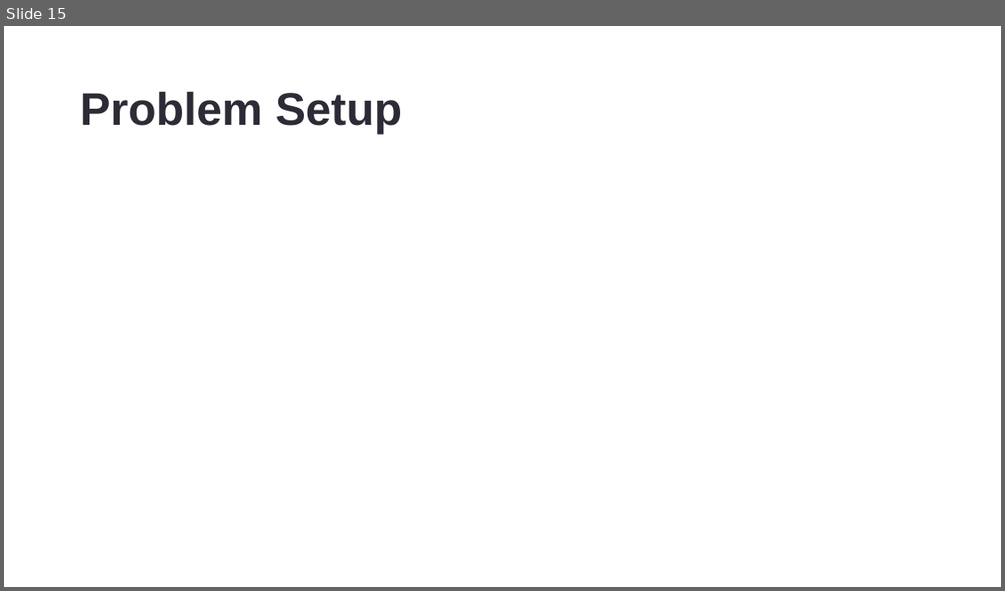
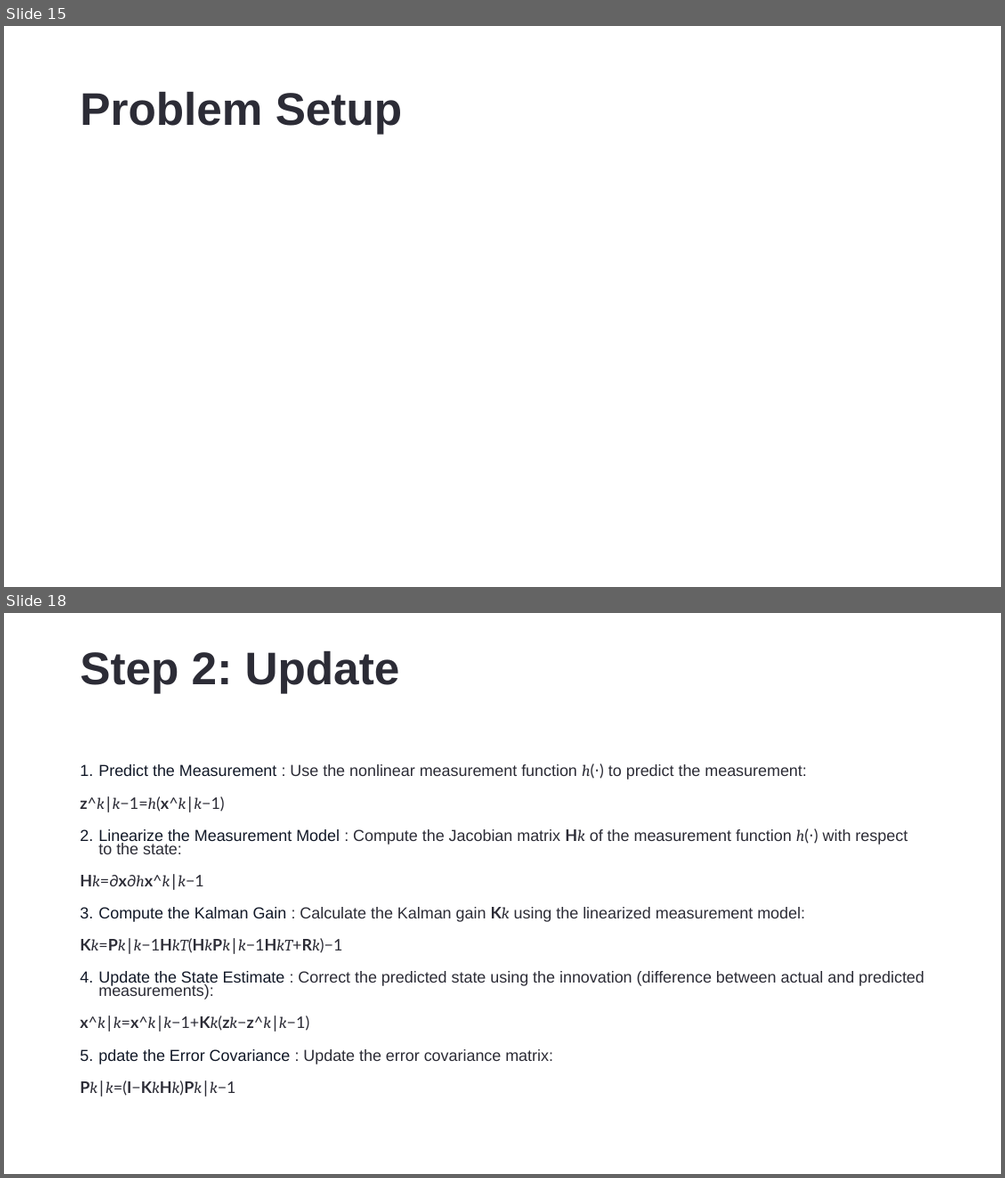
Before and after one commit to DrHammerhead/SoC-estimation, a slide deck: SoC Estimation.pptx. Shown one above the other, each under a label of ours: slide 15 before the commit, slides 15 and 18 after it; the slides between them are not shown. The pictures are 1005x591 and 1005x1178 pixels, drawn with LibreOffice and Linux fonts; fonts in the diff are those of the drawing; grey boxes stand for pictures. Boxes give left, top, right and bottom in pixels: in the first picture for what was removed or moved away, otherwise in the second. Text is boxed around its words. In the diff, an @@ line names an element or a change of style, - is before the commit and + after.

Commit message:
SoC estimation with Kalman added

```diff
--- a/SoC Estimation.pptx
+++ b/SoC Estimation.pptx
@@ slide 18 added at (4, 613, 1001, 1174), background #FFFFFF @@
@@ title added at (80, 651, 400, 693), 44 pt, text #2C2C36, bold @@
+Step 2: Update
@@ text added at (80, 763, 924, 1096), 15.4 pt, text #2C2C36 @@
+1. Predict the Measurement : Use the nonlinear measurement function h(⋅) to predict the measurement:
+z^k∣k−1=h(x^k∣k−1)
+1. Linearize the Measurement Model : Compute the Jacobian matrix Hk of the measurement function h(⋅) with respect to the state:
+Hk=∂x∂hx^k∣k−1
+1. Compute the Kalman Gain : Calculate the Kalman gain Kk using the linearized measurement model:
+Kk=Pk∣k−1HkT(HkPk∣k−1HkT+Rk)−1
+1. Update the State Estimate : Correct the predicted state using the innovation (difference between actual and predicted measurements):
+x^k∣k=x^k∣k−1+Kk(zk−z^k∣k−1)
+1. pdate the Error Covariance : Update the error covariance matrix:
+Pk∣k=(I−KkHk)Pk∣k−1
```
Also in this commit, not shown: 3 other slides added, 1 slide removed, 1 other file.
